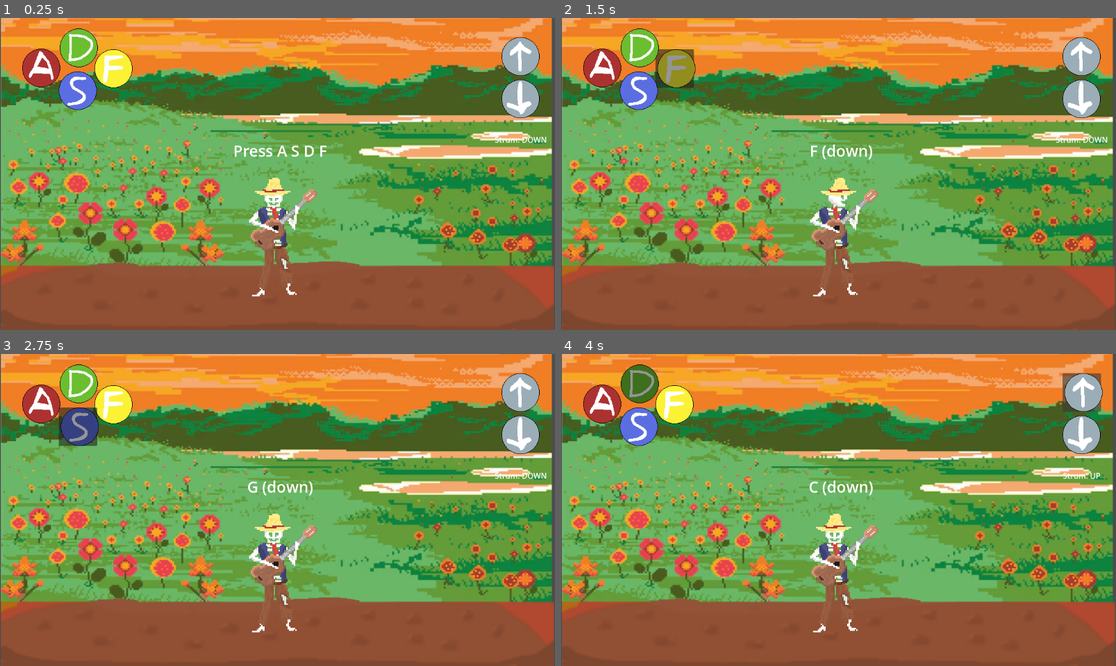
Above: before the commit, frames 1-4 (two rows, left to right).
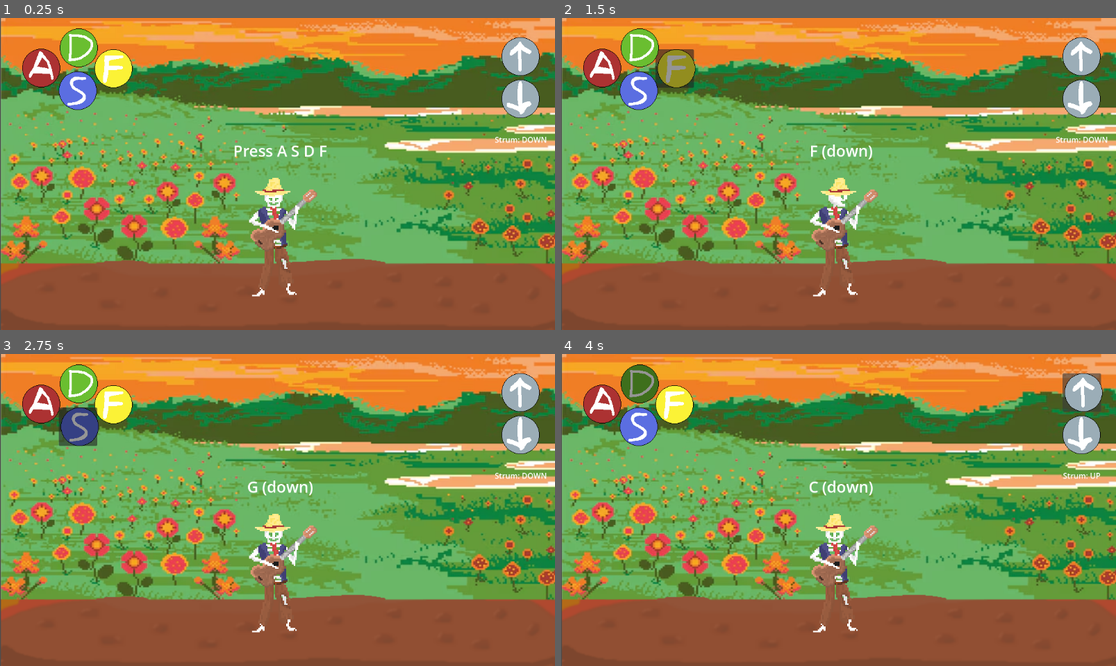
Above: after the commit, the same moments.

Repository: atmoroman/my-godot-game
Game: Godot game, scene res://guitar.tscn
The game is run twice, just before and just after one commit, with the same random seed, the same clock (stepped at 60 frames per second) and the same inputs.
Inputs (mouse positions are in pixels of both pictures, inside the frame that each line leads up to):
- Up to frame 1 (0.25 s): no input
- Up to frame 2 (1.5 s): click (599, 67) at 0.5 s; click (672, 67) at 1.25 s
- Up to frame 3 (2.75 s): click (77, 425) at 2 s
- Up to frame 4 (4 s): click (638, 385) at 2.75 s; click (1082, 391) at 3.5 s

The runs differ from the first frame. In frame 1, 42% of the frame differs, in the area x 0-100%, y 0-100%; in frame 2, 41%; in frame 3, 42%; in frame 4, 42%.

Commit message:
small changes

Diff:
--- a/project/guitar.tscn
+++ b/project/guitar.tscn
@@ -103,8 +103,8 @@
 script = ExtResource("1_3bt7x")
 
 [node name="Background" type="Sprite2D" parent="." unique_id=62802850]
-position = Vector2(576, 239.49998)
-scale = Vector2(1.5450875, 1.4078497)
+position = Vector2(617.00006, 224.99994)
+scale = Vector2(1.6554509, 1.4573376)
 texture = ExtResource("2_0ex4y")
 
 [node name="AnimatedSprite2D" type="AnimatedSprite2D" parent="." unique_id=1916132209]
Not shown, changed: .DS_Store
Not shown, changed: README.md
Not shown, changed: project/.DS_Store
